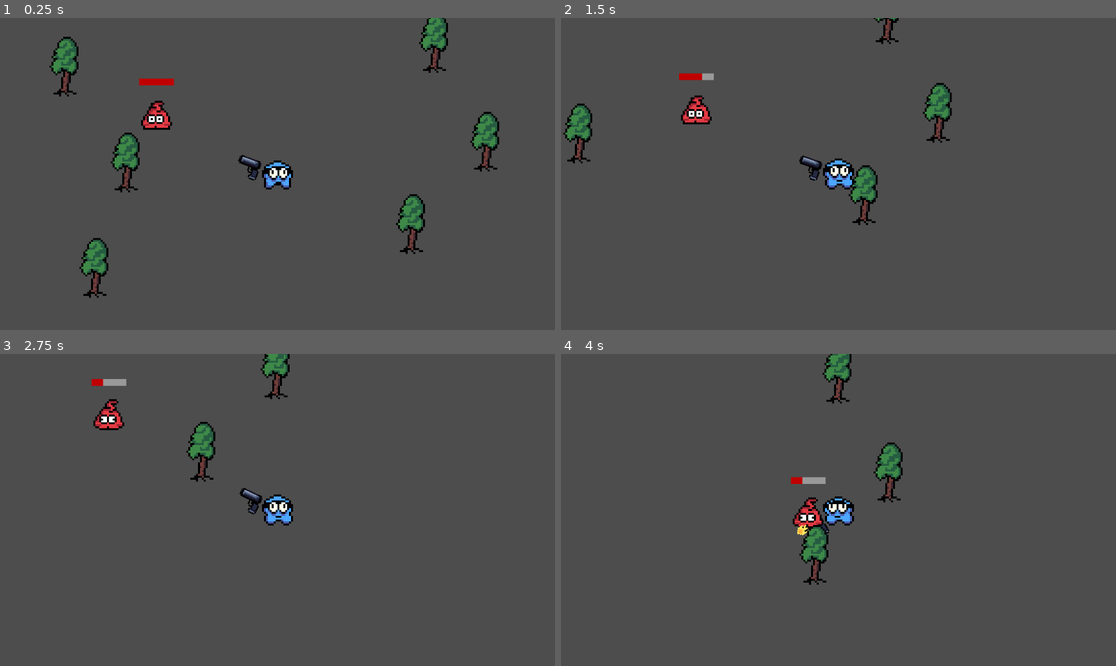
Above: before the commit, frames 1-4 (two rows, left to right).
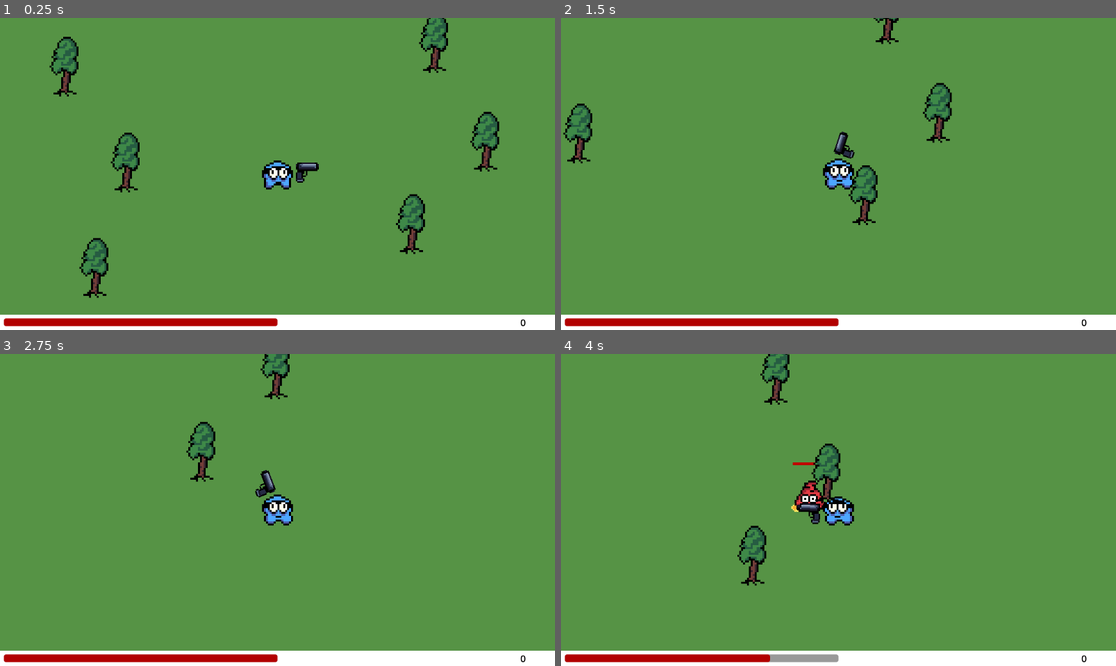
Above: after the commit, the same moments.

Repository: MicCode/zbra-survivors
Game: Godot game, scene res://game.tscn
Two runs of this game, one before a commit and one after it. Both use one fixed random seed, a clock stepped at 60 frames per second and the inputs below.
Inputs:
- Up to frame 1 (0.25 s): no input
- Up to frame 2 (1.5 s): hold D (move_right) 0.53-1.28 s; hold S (move_down) from 1.28 s (still down)
- Up to frame 3 (2.75 s): release S (move_down) at 2.03 s; hold D (move_right) from 2.03 s (still down)
- Up to frame 4 (4 s): release D (move_right) at 2.78 s; hold W (move_up) 2.78-3.53 s; hold A (move_left) from 3.53 s (still down)

The runs differ from the first frame. In frame 1, 96% of the frame differs, in the area x 0-100%, y 0-100%; in frame 2, 98%; in frame 3, 99%; in frame 4, 99%.

Commit message:
feat: added sounds + ui

Diff:
--- a/components/healthbar/HealthComponent.gd
+++ b/components/healthbar/HealthComponent.gd
@@ -3,11 +3,16 @@
 
 @export var max_health = 100.0
 @export var current_health = 100.0
+@export var visible_bar = true
 
 func _ready():
 	current_health = max_health
 	%Bar.max_value = max_health
 	%Bar.value = current_health
+	if visible_bar:
+		%Bar.show()
+	else:
+		%Bar.hide()
 
 func take_damage(damage: int):
 	current_health -= damage
--- a/components/healthbar/HealthComponent.tscn
+++ b/components/healthbar/HealthComponent.tscn
@@ -13,7 +13,7 @@
 [node name="Bar" type="ProgressBar" parent="."]
 unique_name_in_owner = true
 offset_left = -18.0
-offset_top = -7.0
+offset_top = -3.0
 offset_right = 18.0
 theme_override_styles/background = SubResource("StyleBoxFlat_b1yor")
 theme_override_styles/fill = SubResource("StyleBoxFlat_wu6k2")
--- a/entities/ennemies/mob-1/mob-1.gd
+++ b/entities/ennemies/mob-1/mob-1.gd
@@ -16,7 +16,7 @@
 	%Health.current_health = health
 
 func _physics_process(delta):
-	if !is_dead && chase_player:
+	if !is_dead && chase_player && player != null:
 		var direction_to_player = global_position.direction_to(player.global_position)
 		velocity = direction_to_player * speed
 		move_and_slide()
@@ -24,6 +24,7 @@
 func take_damage(damage: int):
 	%Sprite.play("hurt")
 	%Health.take_damage(damage)
+	%HitSound.play()
 
 func _on_animation_finished():
 	if !is_dead:
@@ -35,6 +36,7 @@
 	%Sprite.play("dead")
 	set_collision_layer_value(2, false)
 	%DeathTimer.start(1.0)
+	remove_child(%Health)
 
 func _on_death_timer_timeout():
 	queue_free()
--- a/entities/ennemies/mob-1/mob-1.tscn
+++ b/entities/ennemies/mob-1/mob-1.tscn
@@ -1,10 +1,11 @@
-[gd_scene load_steps=13 format=3 uid="uid://ci36jx3vvoocj"]
+[gd_scene load_steps=14 format=3 uid="uid://ci36jx3vvoocj"]
 
 [ext_resource type="Script" path="res://entities/ennemies/mob-1/mob-1.gd" id="1_hsysf"]
 [ext_resource type="Texture2D" uid="uid://bvkjjs72fxg4x" path="res://entities/ennemies/mob-1/mob-1-dead.png" id="1_qppga"]
 [ext_resource type="Texture2D" uid="uid://bceetuo4sphb" path="res://entities/ennemies/mob-1/mob-1-hurt.png" id="2_uknuq"]
 [ext_resource type="Texture2D" uid="uid://curemujf2tqhp" path="res://entities/ennemies/mob-1/mob-1-walk.png" id="3_sy8iv"]
 [ext_resource type="PackedScene" uid="uid://cl0vk4malih5v" path="res://components/healthbar/HealthComponent.tscn" id="4_nrwle"]
+[ext_resource type="AudioStream" uid="uid://l15ytlqmk1ww" path="res://sounds/hit.wav" id="6_sxgen"]
 
 [sub_resource type="AtlasTexture" id="AtlasTexture_45qg2"]
 atlas = ExtResource("1_qppga")
@@ -76,8 +77,9 @@
 position = Vector2(0, -16)
 scale = Vector2(2, 2)
 sprite_frames = SubResource("SpriteFrames_cyjhj")
-animation = &"hurt"
+animation = &"walk"
 autoplay = "walk"
+frame_progress = 0.0701159
 
 [node name="CollisionShape2D" type="CollisionShape2D" parent="."]
 position = Vector2(0, -14)
@@ -93,5 +95,11 @@
 unique_name_in_owner = true
 one_shot = true
 
+[node name="HitSound" type="AudioStreamPlayer2D" parent="."]
+unique_name_in_owner = true
+position = Vector2(0, -8)
+stream = ExtResource("6_sxgen")
+volume_db = -5.0
+
 [connection signal="depleted" from="Health" to="." method="_on_health_depleted"]
 [connection signal="timeout" from="DeathTimer" to="." method="_on_death_timer_timeout"]
--- a/entities/environment/tree.tscn
+++ b/entities/environment/tree.tscn
@@ -40,7 +40,7 @@
 sprite_frames = SubResource("SpriteFrames_wkx4t")
 animation = &"idle"
 autoplay = "idle"
-frame_progress = 0.0373842
+frame_progress = 0.743086
 
 [node name="CollisionShape2D" type="CollisionShape2D" parent="."]
 position = Vector2(1, -13)
--- a/entities/equipments/basic-gun/basic-gun.gd
+++ b/entities/equipments/basic-gun/basic-gun.gd
@@ -3,6 +3,7 @@
 @export var range = 200.0
 @export var fire_rate = 1.0
 var flipped = false
+var firing = false
 
 const BULLET = preload("res://entities/projectiles/simple-bullet/simple-bullet.tscn")
 
@@ -42,7 +43,14 @@
 	shoot_bullet()
 
 func shoot_bullet():
+	firing = true
 	var new_bullet = BULLET.instantiate().with_damage(1)
 	new_bullet.global_position = %ShootingPoint.global_position
 	new_bullet.global_rotation = %ShootingPoint.global_rotation
 	get_node("/root/Game").add_child(new_bullet)
+	%Sprite.play("firing")
+	%ShootSound.play()
+
+func _on_sprite_animation_finished():
+	if firing:
+		%Sprite.play("idle")
--- a/entities/equipments/basic-gun/basic-gun.tscn
+++ b/entities/equipments/basic-gun/basic-gun.tscn
@@ -1,30 +1,31 @@
-[gd_scene load_steps=8 format=3 uid="uid://cdr8rck7r5wts"]
+[gd_scene load_steps=9 format=3 uid="uid://cdr8rck7r5wts"]
 
 [ext_resource type="Script" path="res://entities/equipments/basic-gun/basic-gun.gd" id="1_1l5ed"]
 [ext_resource type="Texture2D" uid="uid://xnd37rmkthv" path="res://entities/equipments/basic-gun/gun-firing.png" id="2_6jynd"]
 [ext_resource type="Texture2D" uid="uid://c6s0dhmit678" path="res://entities/equipments/basic-gun/gun.png" id="3_ojpaw"]
+[ext_resource type="AudioStream" uid="uid://bj4sa5fvnssia" path="res://sounds/shoot.wav" id="4_7juh6"]
 
 [sub_resource type="CircleShape2D" id="CircleShape2D_th6yu"]
 radius = 200.0
+
+[sub_resource type="AtlasTexture" id="AtlasTexture_u6oin"]
+atlas = ExtResource("2_6jynd")
+region = Rect2(16, 0, 16, 16)
 
 [sub_resource type="AtlasTexture" id="AtlasTexture_3reau"]
 atlas = ExtResource("2_6jynd")
 region = Rect2(0, 0, 16, 16)
 
-[sub_resource type="AtlasTexture" id="AtlasTexture_u6oin"]
-atlas = ExtResource("2_6jynd")
-region = Rect2(16, 0, 16, 16)
-
 [sub_resource type="SpriteFrames" id="SpriteFrames_ajgoq"]
 animations = [{
 "frames": [{
 "duration": 1.0,
-"texture": SubResource("AtlasTexture_3reau")
+"texture": SubResource("AtlasTexture_u6oin")
 }, {
 "duration": 1.0,
-"texture": SubResource("AtlasTexture_u6oin")
+"texture": SubResource("AtlasTexture_3reau")
 }],
-"loop": true,
+"loop": false,
 "name": &"firing",
 "speed": 5.0
 }, {
@@ -54,7 +55,7 @@
 position = Vector2(31, -3)
 scale = Vector2(1.5, 1.5)
 sprite_frames = SubResource("SpriteFrames_ajgoq")
-animation = &"idle"
+animation = &"firing"
 autoplay = "idle"
 
 [node name="ShootingPoint" type="Marker2D" parent="PivotPoint/Sprite"]
@@ -65,4 +66,11 @@
 unique_name_in_owner = true
 autostart = true
 
+[node name="ShootSound" type="AudioStreamPlayer2D" parent="."]
+unique_name_in_owner = true
+position = Vector2(43, -7)
+stream = ExtResource("4_7juh6")
+volume_db = -5.0
+
+[connection signal="animation_finished" from="PivotPoint/Sprite" to="." method="_on_sprite_animation_finished"]
 [connection signal="timeout" from="Timer" to="." method="_on_timer_timeout"]
--- a/entities/player/player.gd
+++ b/entities/player/player.gd
@@ -1,16 +1,22 @@
 extends CharacterBody2D
+signal health_changed
+signal health_depleted
 
 @export var max_health = 100.0
 @export var move_speed = 300.0
 @export var health = 100.0
 
+const DAMAGE_RATE = 50.0
+
 var is_alive = true
 
 func _ready():
 	health = max_health
+	update_health()
 
 func _physics_process(delta):
 	if is_alive:
+		# Movements -----------------------------------------------------------------------------
 		var direction = Input.get_vector("move_left", "move_right", "move_up", "move_down")
 		var h_direction = Input.get_axis("move_left", "move_right")
 
@@ -20,6 +26,25 @@
 		velocity = direction * move_speed
 		move_and_slide()
 		if velocity.length() > 0:
-			$Sprite.play("walk")
+			%Sprite.play("walk")
 		else:
-			$Sprite.play("idle")
+			%Sprite.play("idle")
+
+		# Collisions -----------------------------------------------------------------------------
+		var overlapping = %HurtBox.get_overlapping_bodies()
+		if overlapping.size() > 0:
+			health -= DAMAGE_RATE * overlapping.size() * delta
+			%Health.current_health = health
+			health_changed.emit(health)
+
+			if health <= 0:
+				health_depleted.emit()
+				is_alive = false
+				%Sprite.queue_free()
+				%Gun.queue_free()
+
+
+func update_health():
+	%Health.max_health = max_health
+	%Health.current_health = health
+	health_changed.emit(health)
--- a/entities/player/player.tscn
+++ b/entities/player/player.tscn
@@ -1,9 +1,10 @@
-[gd_scene load_steps=11 format=3 uid="uid://gdo7fmio88fn"]
+[gd_scene load_steps=13 format=3 uid="uid://gdo7fmio88fn"]
 
 [ext_resource type="Script" path="res://entities/player/player.gd" id="1_teghp"]
 [ext_resource type="Texture2D" uid="uid://mbgktmkokcql" path="res://entities/player/player-idle.png" id="1_xqxvm"]
 [ext_resource type="Texture2D" uid="uid://bjwiq2q541nft" path="res://entities/player/player-walk.png" id="2_e00jb"]
 [ext_resource type="PackedScene" uid="uid://cdr8rck7r5wts" path="res://entities/equipments/basic-gun/basic-gun.tscn" id="4_8ima8"]
+[ext_resource type="PackedScene" uid="uid://cl0vk4malih5v" path="res://components/healthbar/HealthComponent.tscn" id="5_yybqa"]
 
 [sub_resource type="AtlasTexture" id="AtlasTexture_ie2s4"]
 atlas = ExtResource("1_xqxvm")
@@ -49,6 +50,9 @@
 [sub_resource type="CircleShape2D" id="CircleShape2D_5pv4u"]
 radius = 18.0
 
+[sub_resource type="CircleShape2D" id="CircleShape2D_l4us1"]
+radius = 23.5053
+
 [node name="Player" type="CharacterBody2D"]
 scale = Vector2(2, 2)
 collision_mask = 7
@@ -67,4 +71,20 @@
 
 [node name="Camera2D" type="Camera2D" parent="."]
 
-[node name="Basic-gun" parent="." instance=ExtResource("4_8ima8")]
+[node name="Gun" parent="." instance=ExtResource("4_8ima8")]
+unique_name_in_owner = true
+
+[node name="Health" parent="." instance=ExtResource("5_yybqa")]
+unique_name_in_owner = true
+visible = false
+position = Vector2(0, -25)
+visible_bar = false
+
+[node name="HurtBox" type="Area2D" parent="."]
+unique_name_in_owner = true
+collision_layer = 0
+collision_mask = 2
+
+[node name="shape" type="CollisionShape2D" parent="HurtBox"]
+shape = SubResource("CircleShape2D_l4us1")
+debug_color = Color(0.998759, 0, 0.1334, 0.42)
--- /dev/null
+++ b/game.gd
@@ -0,0 +1,36 @@
+extends Node2D
+
+var spawn_time_s = 3.0
+var score = 0
+var player_health = 100.0
+const MOB_1 = preload("res://entities/ennemies/mob-1/mob-1.tscn")
+
+func _ready():
+	%MobSpawnTimer.wait_time = spawn_time_s
+	update_ui()
+
+func spawn_ennemy():
+	var new_ennemy = MOB_1.instantiate()
+	%SpawnPoint.progress_ratio = randf()
+	new_ennemy.global_position = %SpawnPoint.global_position
+	new_ennemy.dead.connect(_on_ennemy_death)
+	add_child(new_ennemy)
+
+func update_ui():
+	%Score.text = str(score)
+	%PlayerHealth.value = player_health
+
+func _on_mob_spawn_timer_timeout():
+	spawn_ennemy()
+
+func _on_ennemy_death():
+	score += 1
+	update_ui()
+
+func _on_player_health_changed(new_health):
+	player_health = new_health
+	update_ui()
+
+func _on_player_health_depleted():
+	%GameOver.show()
+	get_tree().paused = true
--- a/game.tscn
+++ b/game.tscn
@@ -1,34 +1,135 @@
-[gd_scene load_steps=4 format=3 uid="uid://kmn6ndwu5otj"]
+[gd_scene load_steps=10 format=3 uid="uid://kmn6ndwu5otj"]
 
+[ext_resource type="Script" path="res://game.gd" id="1_nconj"]
 [ext_resource type="PackedScene" uid="uid://gdo7fmio88fn" path="res://entities/player/player.tscn" id="1_vgovh"]
 [ext_resource type="PackedScene" uid="uid://brp1lqe74y0on" path="res://entities/environment/tree.tscn" id="2_xc4fa"]
-[ext_resource type="PackedScene" uid="uid://ci36jx3vvoocj" path="res://entities/ennemies/mob-1/mob-1.tscn" id="3_xkaot"]
+[ext_resource type="PackedScene" uid="uid://b3rym5f07tq1c" path="res://ui/pause-menu.tscn" id="4_u3m6b"]
+[ext_resource type="PackedScene" uid="uid://deyu38p7ie4ql" path="res://ui/game-over.tscn" id="5_puroo"]
+
+[sub_resource type="Curve2D" id="Curve2D_rf5nu"]
+_data = {
+"points": PackedVector2Array(0, 0, 0, 0, -306, -185, 0, 0, 0, 0, 302.5, -190, 0, 0, 0, 0, 305, 178, 0, 0, 0, 0, -306, 180, 0, 0, 0, 0, -307.5, -183)
+}
+point_count = 5
+
+[sub_resource type="StyleBoxFlat" id="StyleBoxFlat_6hers"]
+corner_radius_top_left = 5
+corner_radius_top_right = 5
+corner_radius_bottom_right = 5
+corner_radius_bottom_left = 5
+
+[sub_resource type="StyleBoxFlat" id="StyleBoxFlat_6n5s5"]
+bg_color = Color(0.699195, 2.08165e-06, 6.73831e-07, 1)
+corner_radius_top_left = 5
+corner_radius_top_right = 5
+corner_radius_bottom_right = 5
+corner_radius_bottom_left = 5
+
+[sub_resource type="LabelSettings" id="LabelSettings_ovb57"]
+line_spacing = 0.0
+font_size = 20
+font_color = Color(0, 0, 0, 1)
 
 [node name="Game" type="Node2D"]
 y_sort_enabled = true
+script = ExtResource("1_nconj")
+
+[node name="Background" type="CanvasLayer" parent="."]
+layer = -1
+
+[node name="ColorRect2" type="ColorRect" parent="Background"]
+anchors_preset = 15
+anchor_right = 1.0
+anchor_bottom = 1.0
+grow_horizontal = 2
+grow_vertical = 2
+color = Color(0.338862, 0.575684, 0.270638, 1)
+
+[node name="Environment" type="Node" parent="."]
+
+[node name="Tree" parent="Environment" instance=ExtResource("2_xc4fa")]
+position = Vector2(137, 157)
+
+[node name="Tree2" parent="Environment" instance=ExtResource("2_xc4fa")]
+position = Vector2(199, 575)
+
+[node name="Tree3" parent="Environment" instance=ExtResource("2_xc4fa")]
+position = Vector2(264, 356)
+
+[node name="Tree4" parent="Environment" instance=ExtResource("2_xc4fa")]
+position = Vector2(904, 108)
+
+[node name="Tree5" parent="Environment" instance=ExtResource("2_xc4fa")]
+position = Vector2(856, 484)
+
+[node name="Tree6" parent="Environment" instance=ExtResource("2_xc4fa")]
+position = Vector2(1010, 313)
 
 [node name="Player" parent="." instance=ExtResource("1_vgovh")]
+unique_name_in_owner = true
 position = Vector2(578, 326)
 
-[node name="Tree" parent="." instance=ExtResource("2_xc4fa")]
-position = Vector2(137, 157)
+[node name="SpawnPath" type="Path2D" parent="Player"]
+curve = SubResource("Curve2D_rf5nu")
 
-[node name="Tree2" parent="." instance=ExtResource("2_xc4fa")]
-position = Vector2(199, 575)
+[node name="SpawnPoint" type="PathFollow2D" parent="Player/SpawnPath"]
+unique_name_in_owner = true
+position = Vector2(-77.6012, -186.877)
+rotation = -0.00821674
+progress = 228.408
 
-[node name="Tree3" parent="." instance=ExtResource("2_xc4fa")]
-position = Vector2(264, 356)
+[node name="MobSpawnTimer" type="Timer" parent="."]
+unique_name_in_owner = true
+autostart = true
 
-[node name="Tree4" parent="." instance=ExtResource("2_xc4fa")]
-position = Vector2(904, 108)
+[node name="GameUI" type="CanvasLayer" parent="."]
 
-[node name="Tree5" parent="." instance=ExtResource("2_xc4fa")]
-position = Vector2(856, 484)
+[node name="ColorRect" type="ColorRect" parent="GameUI"]
+anchors_preset = 12
+anchor_top = 1.0
+anchor_right = 1.0
+anchor_bottom = 1.0
+offset_top = -32.0
+grow_horizontal = 2
+grow_vertical = 0
 
-[node name="Tree6" parent="." instance=ExtResource("2_xc4fa")]
-position = Vector2(1010, 313)
+[node name="PlayerHealth" type="ProgressBar" parent="GameUI"]
+unique_name_in_owner = true
+anchors_preset = 2
+anchor_top = 1.0
+anchor_bottom = 1.0
+offset_left = 8.0
+offset_top = -24.0
+offset_right = 576.0
+offset_bottom = -8.0
+grow_vertical = 0
+theme_override_styles/background = SubResource("StyleBoxFlat_6hers")
+theme_override_styles/fill = SubResource("StyleBoxFlat_6n5s5")
+value = 75.0
+show_percentage = false
 
-[node name="Mob-1" parent="." instance=ExtResource("3_xkaot")]
-position = Vector2(292, 221)
-speed = 150.0
-chase_player = true
+[node name="Score" type="Label" parent="GameUI"]
+unique_name_in_owner = true
+anchors_preset = 3
+anchor_left = 1.0
+anchor_top = 1.0
+anchor_right = 1.0
+anchor_bottom = 1.0
+offset_left = -72.0
+offset_top = -32.0
+grow_horizontal = 0
+grow_vertical = 0
+text = "12345"
+label_settings = SubResource("LabelSettings_ovb57")
+vertical_alignment = 1
+
+[node name="Pause-menu" parent="." instance=ExtResource("4_u3m6b")]
+visible = false
+
+[node name="GameOver" parent="." instance=ExtResource("5_puroo")]
+unique_name_in_owner = true
+visible = false
+
+[connection signal="health_changed" from="Player" to="." method="_on_player_health_changed"]
+[connection signal="health_depleted" from="Player" to="." method="_on_player_health_depleted"]
+[connection signal="timeout" from="MobSpawnTimer" to="." method="_on_mob_spawn_timer_timeout"]
--- a/project.godot
+++ b/project.godot
@@ -11,8 +11,10 @@
 [application]
 
 config/name="Zbra Survivors"
+config/version="0.0.1"
 run/main_scene="res://game.tscn"
 config/features=PackedStringArray("4.2", "Forward Plus")
+boot_splash/show_image=false
 config/icon="res://icon.svg"
 
 [input]
@@ -37,6 +39,11 @@
 "events": [Object(InputEventKey,"resource_local_to_scene":false,"resource_name":"","device":-1,"window_id":0,"alt_pressed":false,"shift_pressed":false,"ctrl_pressed":false,"meta_pressed":false,"pressed":false,"keycode":0,"physical_keycode":83,"key_label":0,"unicode":115,"echo":false,"script":null)
 ]
 }
+pause_game={
+"deadzone": 0.5,
+"events": [Object(InputEventKey,"resource_local_to_scene":false,"resource_name":"","device":-1,"window_id":0,"alt_pressed":false,"shift_pressed":false,"ctrl_pressed":false,"meta_pressed":false,"pressed":false,"keycode":0,"physical_keycode":4194305,"key_label":0,"unicode":0,"echo":false,"script":null)
+]
+}
 
 [layer_names]
 
--- /dev/null
+++ b/ui/game-over.tscn
@@ -0,0 +1,37 @@
+[gd_scene load_steps=2 format=3 uid="uid://deyu38p7ie4ql"]
+
+[sub_resource type="LabelSettings" id="LabelSettings_fpejy"]
+line_spacing = 0.0
+font_size = 20
+font_color = Color(1, 0, 0, 1)
+
+[node name="Game-over" type="CanvasLayer"]
+process_mode = 3
+
+[node name="Panel" type="Panel" parent="."]
+anchors_preset = 15
+anchor_right = 1.0
+anchor_bottom = 1.0
+grow_horizontal = 2
+grow_vertical = 2
+
+[node name="Label" type="Label" parent="."]
+anchors_preset = 8
+anchor_left = 0.5
+anchor_top = 0.5
+anchor_right = 0.5
+anchor_bottom = 0.5
+offset_left = -320.0
+offset_top = -204.0
+offset_right = -184.0
+offset_bottom = -133.0
+grow_horizontal = 2
+grow_vertical = 2
+scale = Vector2(10, 10)
+pivot_offset = Vector2(39.6535, 17.0154)
+size_flags_horizontal = 4
+text = "GAME
+OVER"
+label_settings = SubResource("LabelSettings_fpejy")
+horizontal_alignment = 1
+vertical_alignment = 1
--- /dev/null
+++ b/ui/pause-menu.gd
@@ -0,0 +1,12 @@
+extends CanvasLayer
+
+var paused = false
+
+func _input(event):
+	if event.is_action_pressed("pause_game"):
+		paused = !paused
+		get_tree().paused = paused
+		if paused:
+			show()
+		else:
+			hide()
--- /dev/null
+++ b/ui/pause-menu.tscn
@@ -0,0 +1,35 @@
+[gd_scene load_steps=3 format=3 uid="uid://b3rym5f07tq1c"]
+
+[ext_resource type="Script" path="res://ui/pause-menu.gd" id="1_4ffn6"]
+
+[sub_resource type="LabelSettings" id="LabelSettings_fpejy"]
+font_size = 24
+
+[node name="Pause-menu" type="CanvasLayer"]
+process_mode = 3
+script = ExtResource("1_4ffn6")
+
+[node name="Panel" type="Panel" parent="."]
+anchors_preset = 15
+anchor_right = 1.0
+anchor_bottom = 1.0
+grow_horizontal = 2
+grow_vertical = 2
+
+[node name="Label" type="Label" parent="."]
+anchors_preset = 8
+anchor_left = 0.5
+anchor_top = 0.5
+anchor_right = 0.5
+anchor_bottom = 0.5
+offset_left = -37.5
+offset_top = -17.0
+offset_right = 37.5
+offset_bottom = 17.0
+grow_horizontal = 2
+grow_vertical = 2
+scale = Vector2(10, 10)
+pivot_offset = Vector2(39.6535, 17.0154)
+size_flags_horizontal = 4
+text = "PAUSE"
+label_settings = SubResource("LabelSettings_fpejy")
Not shown, added: sounds/hit.wav.import
Not shown, added: sounds/shoot.wav.import
Not shown, added: sounds/hit.wav
Not shown, added: sounds/shoot.wav
